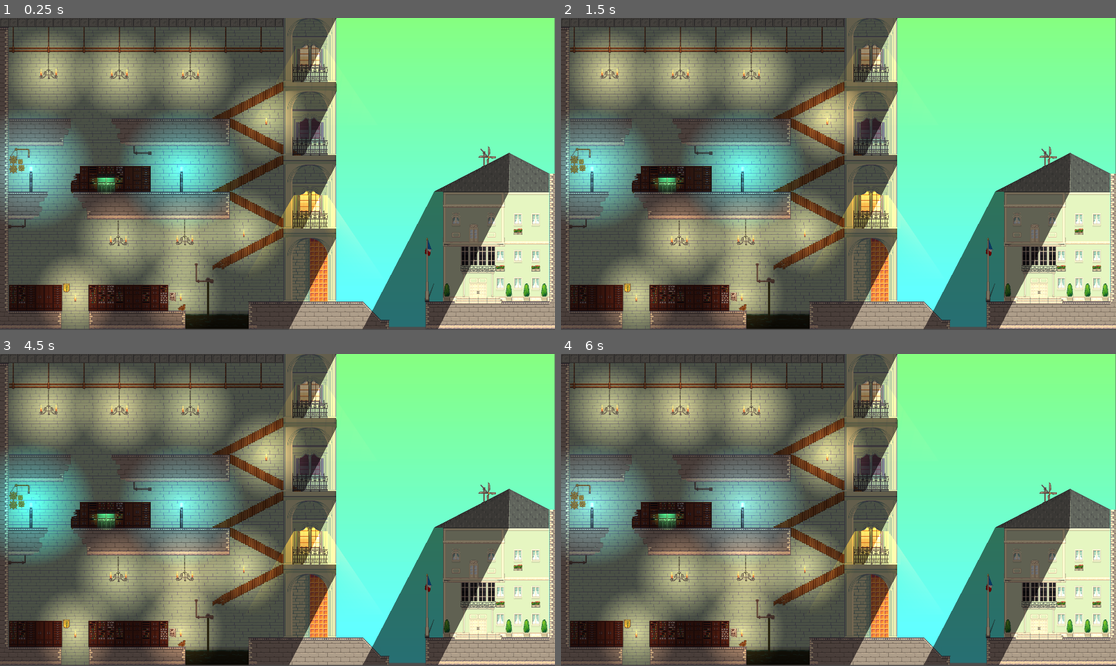
Above: before the commit, frames 1-4 (two rows, left to right).
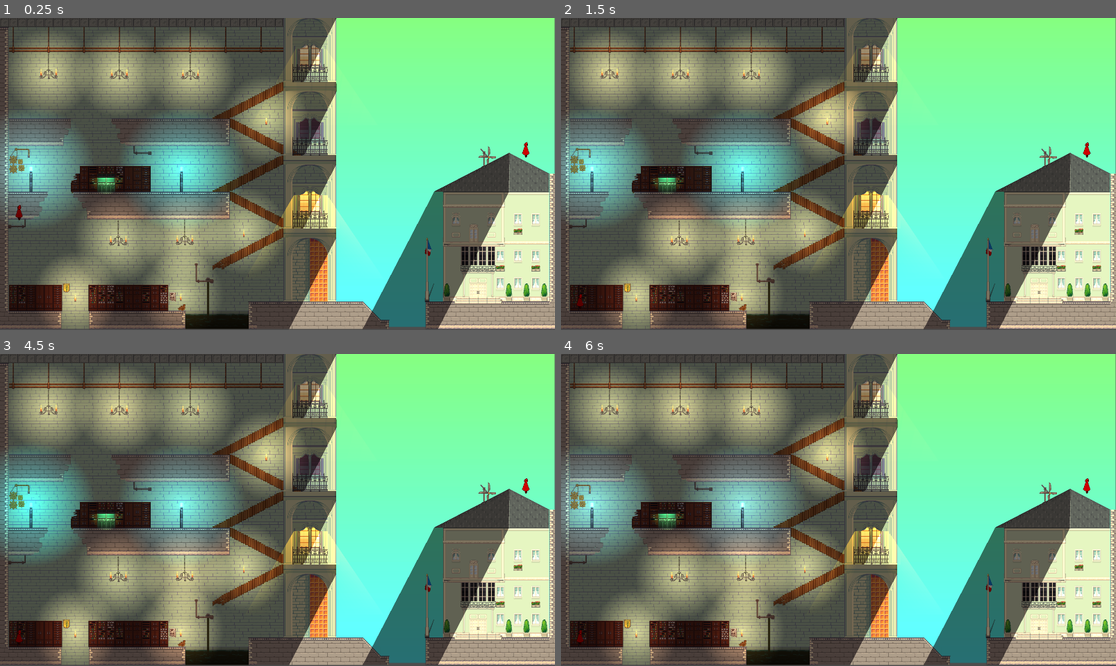
Above: after the commit, the same moments.

Repository: ozwi14/Wizard-Brawler
Game: Godot game, scene res://Levels/Hamtastic test level.tscn
The game is run twice, just before and just after one commit, with the same random seed, the same clock (stepped at 60 frames per second) and the same inputs. The engine's default icon, where the game draws it, is replaced by a stand-in: a white triangle on a blue panel in a dark square.
Inputs (mouse positions are in pixels of both pictures, inside the frame that each line leads up to):
- Up to frame 1 (0.25 s): no input
- Up to frame 2 (1.5 s): move the mouse to (960, 158) at 0.52 s; hold Right (ui_right) from 0.53 s (still down); tap Up (ui_up) at 0.77 s; move the mouse to (727, 189) at 1.27 s
- Up to frame 3 (4.5 s): tap Up (ui_up) at 1.52, 3.02, 3.77 s; move the mouse to (333, 441) at 2.02 s; release Right (ui_right) at 2.03 s; hold Left (ui_left) 2.03-2.78 s; tap Enter at 2.75 s; move the mouse to (249, 572) at 2.77 s; hold Right (ui_right) 2.78-4.28 s; move the mouse to (444, 556) at 3.52 s; move the mouse to (111, 463) at 4.27 s; hold Left (ui_left) from 4.28 s (still down)
- Up to frame 4 (6 s): tap Up (ui_up) at 4.52 s; tap Space at 5 s; move the mouse to (866, 510) at 5.02 s; release Left (ui_left) at 5.03 s; hold Right (ui_right) 5.03-5.78 s; move the mouse to (755, 432) at 5.77 s; hold Left (ui_left) from 5.78 s (still down)

The runs differ from the first frame. In frame 1, less than 0.1% of the frame differs, in the area x 2-96%, y 39-65%; in frame 2, less than 0.1%; in frame 3, less than 0.1%; in frame 4, less than 0.1%.
Error before the commit: Parse Error: Identifier "spell_array" not declared in the current scope. (res://Player/player.gd:87)

Commit message:
fix: After merge fixes

Diff:
--- a/Player/player.gd
+++ b/Player/player.gd
@@ -13,9 +13,6 @@
 
 @onready var player_spell_spawner = $"Arrow/Player Spell Spawner"
 @export var direction : Vector2 = Vector2.RIGHT
-@export var spell_x_chain : Array[PackedScene] = []
-@export var spell_y_chain : Array[PackedScene] = []
-@export var spell_b_chain : Array[PackedScene] = []
 
 var FIRE_ANGLE : Vector2
 var end_pos : Vector2 = Vector2(150, 150)
@@ -84,21 +81,21 @@
 		if not was_x_pressed:
 			was_x_pressed = true
 			if input_direction != Vector2(0,0):
-				player_spell_spawner.spawn_children(spell_array[0],input_direction,spell_x_chain,player_data.player_id)
+				player_spell_spawner.spawn_children(player_data.spells[0],input_direction,player_data.spell_x_chain,player_data.player_id)
 	else:
 		was_x_pressed = false
 	if Input.is_joy_button_pressed(player_data.device_id, JOY_BUTTON_B):
 		if not was_b_pressed:
 			was_b_pressed = true
 			if input_direction != Vector2(0,0):
-				player_spell_spawner.spawn_children(spell_array[1],input_direction,spell_b_chain,player_data.player_id)
+				player_spell_spawner.spawn_children(player_data.spells[1],input_direction,player_data.spell_b_chain,player_data.player_id)
 	else:
 		was_b_pressed = false
 	if Input.is_joy_button_pressed(player_data.device_id, JOY_BUTTON_Y):
 		if not was_y_pressed:
 			was_y_pressed = true
 			if input_direction != Vector2(0,0):
-				player_spell_spawner.spawn_children(spell_array[2],input_direction,spell_y_chain,player_data.player_id)
+				player_spell_spawner.spawn_children(player_data.spells[2],input_direction,player_data.spell_y_chain,player_data.player_id)
 	else:
 		was_y_pressed = false
 
